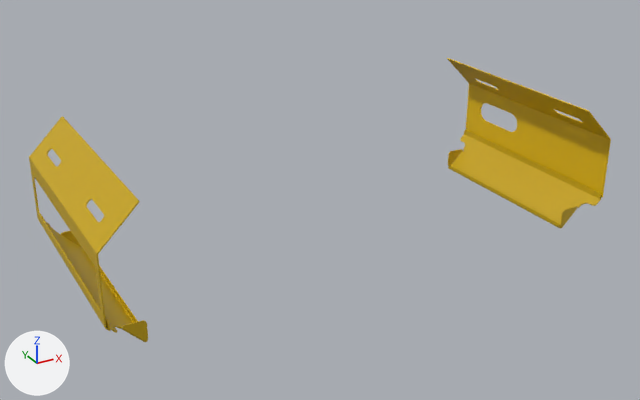
Two versions of the COLLADA model clearpath_platform_description/meshes/a300/livery.dae, one commit apart.
The view is the same before and after, from a 50 mm lens placed at (-0.654, -1.163, 0.663), pointed at (-0.018, -0.007, 0.084). The axes (+X, +Y, +Z) are drawn at lower left. The lights are the same throughout. The older version comes first.

Names of what the first picture shows: 'Shape_IndexedFaceSet.030', 'Shape_IndexedFaceSet.031', 'Shape_IndexedFaceSet.032', 'Shape_IndexedFaceSet.033'.
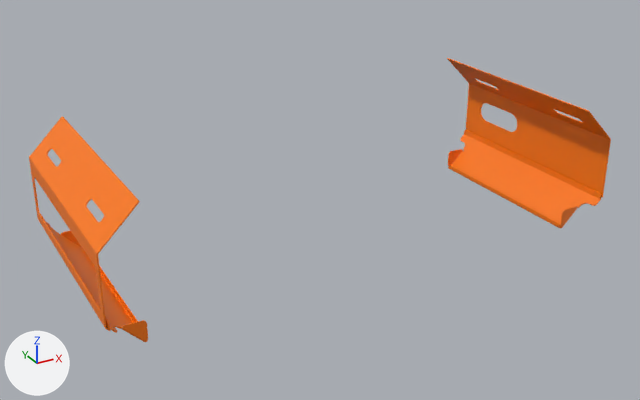
Where the change shows, as pixel boxes [x1, y1, x2, y2] in the pictures (640 x 400 px):
part 1 of me_shape_indexedfaceset_083, recoloured: [448, 130, 601, 228] in both
part 2 of me_shape_indexedfaceset_082, recoloured: [41, 215, 148, 342] in both
part 3 of me_shape_indexedfaceset_081, recoloured: [447, 58, 611, 197] in both
part 4 of me_shape_indexedfaceset_080, recoloured: [29, 116, 140, 331] in both

The change in detail:
me_shape_indexedfaceset_083 has 372 vertices, 740 faces and spans x 0.365..0.424, y -0.188..0.188, z 0.008..0.073.
me_shape_indexedfaceset_083 is used by ob_shape_indexedfaceset_030; location (0.0, 0.0, 0.0).
me_shape_indexedfaceset_083 part 1: 740 faces centred in x 0.365..0.424, y -0.188..0.188, z 0.008..0.073 are repainted in the vertex colours; the middle colour goes from pale blue #cad1ee to orange #ff9a00.
me_shape_indexedfaceset_082 has 372 vertices, 740 faces and spans x -0.424..-0.365, y -0.188..0.188, z 0.008..0.073.
me_shape_indexedfaceset_082 is used by ob_shape_indexedfaceset_031; location (0.0, 0.0, 0.0).
me_shape_indexedfaceset_082 part 2: 740 faces centred in x -0.424..-0.365, y -0.188..0.188, z 0.008..0.073 are repainted in the vertex colours; the middle colour goes from pale blue #cad1ee to orange #ff9a00.
me_shape_indexedfaceset_081 has 228 vertices, 464 faces and spans x 0.368..0.427, y -0.188..0.188, z 0.065..0.227.
me_shape_indexedfaceset_081 is used by ob_shape_indexedfaceset_032; location (0.0, 0.0, 0.0).
me_shape_indexedfaceset_081 part 3: 464 faces centred in x 0.369..0.427, y -0.188..0.188, z 0.065..0.227 are repainted in the vertex colours; the middle colour goes from white #e5eaed to orange #ff9a00.
me_shape_indexedfaceset_080 has 250 vertices, 508 faces and spans x -0.427..-0.368, y -0.188..0.188, z 0.057..0.227.
me_shape_indexedfaceset_080 is used by ob_shape_indexedfaceset_033; location (0.0, 0.0, 0.0).
me_shape_indexedfaceset_080 part 4: 508 faces centred in x -0.427..-0.369, y -0.188..0.188, z 0.057..0.227 are repainted in the vertex colours; the middle colour goes from pale blue #cad1ee to orange #ff9a00.
